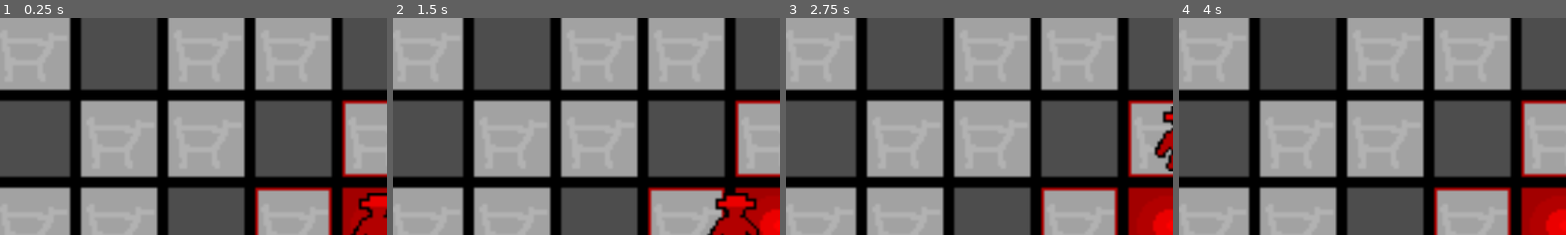
Above: before the commit, frames 1-4 (left to right).
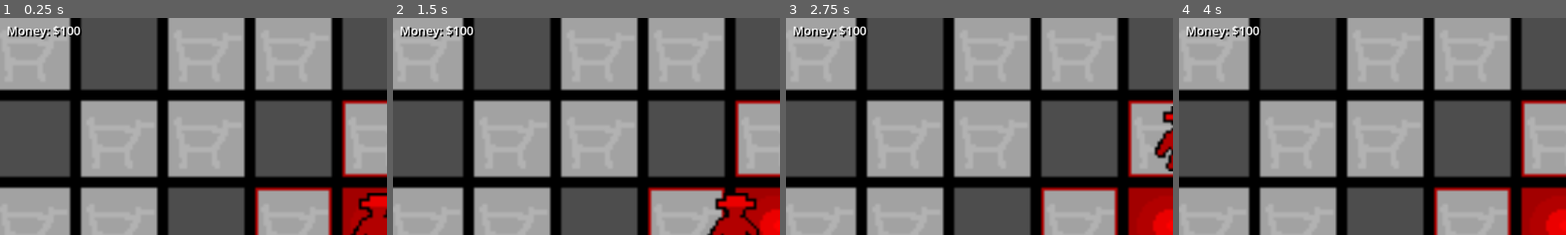
Above: after the commit, the same moments.

Repository: DATADEER/mobsters
Game: Godot game, scene res://Main.tscn
Same seed, same stepped clock (60 frames per second), same inputs: the game is played once before the commit and once after it.
Inputs (mouse positions are % of the whole screen's width and height, from its top left):
- Up to frame 1 (0.25 s): no input
- Up to frame 2 (1.5 s): tap Enter at 0.5 s; move the mouse to (50, 50) at 0.52 s; click (50, 50) at 0.67 s; tap Space at 1.25 s; move the mouse to (30, 55) at 1.27 s; click (30, 55) at 1.42 s
- Up to frame 3 (2.75 s): move the mouse to (60, 28) at 2.02 s; click (60, 28) at 2.17 s
- Up to frame 4 (4 s): move the mouse to (45, 70) at 2.77 s; click (45, 70) at 2.92 s; move the mouse to (80, 65) at 3.52 s; click (80, 65) at 3.67 s
The pictures show only the part of the screen within x 1-51%, y 2-52%; the shares and areas given below are measured in that part.

The runs differ from the first frame. In frame 1, 0.6% of the frame differs, in the area x 2-22%, y 3-10%; in frame 2, 0.6%; in frame 3, 0.6%; in frame 4, 0.6%.

Commit message:
fix camera issue and iincrease money timer

Diff:
--- a/CameraController.gd
+++ b/CameraController.gd
@@ -1,7 +1,7 @@
 extends Camera2D
 
 const TILE_SIZE = 32
-const EDGE_SCROLL_MARGIN = 50  # Pixels from edge to start scrolling
+const EDGE_SCROLL_MARGIN = 5  # Pixels from edge to start scrolling
 const SCROLL_SPEED = 600  # Pixels per second
 const ZOOM_SPEED = 0.1
 const DEFAULT_TILES_VISIBLE = 25  # Tiles visible by default (5x5)
--- a/Main.gd
+++ b/Main.gd
@@ -20,6 +20,16 @@
 var capturable_indicators: Dictionary = {}  # Vector2i -> Sprite2D for visual feedback
 var capture_progress_indicators: Dictionary = {}  # Vector2i -> Sprite2D for capture progress
 
+# Money system
+var money: int = 100
+var money_per_store_per_cycle: int = 10
+var income_cycle_duration: float = 30.0
+var income_timer: float = 0.0
+
+# UI elements
+var money_label: Label
+var money_container: Control
+
 func _ready():
 	create_tileset()
 	create_tilemap()
@@ -29,11 +39,13 @@
 	create_player_mobster()
 	center_camera_on_hq()
 	update_capturable_visual_feedback()
+	create_money_ui()
 
 func _process(delta):
 	update_capturing_stores(delta)
 	update_capture_progress_visuals()
 	check_capture_interruptions()
+	update_income_timer(delta)
 
 func create_tileset():
 	tile_set = TileSet.new()
@@ -320,3 +332,71 @@
 	capturing_stores.erase(store_pos)
 	remove_capture_progress_indicator(store_pos)
 	update_capturable_visual_feedback()
+
+func update_income_timer(delta):
+	income_timer += delta
+	if income_timer >= income_cycle_duration:
+		generate_income()
+		income_timer = 0.0
+
+func generate_income():
+	var owned_stores = get_owned_stores()
+	var income = owned_stores.size() * money_per_store_per_cycle
+	money += income
+	update_money_display()
+	print("Generated income: ", income, " from ", owned_stores.size(), " stores. Total money: ", money)
+
+func get_owned_stores() -> Array[Vector2i]:
+	var owned_stores: Array[Vector2i] = []
+	for store_pos in store_states.keys():
+		if store_states[store_pos] == StoreState.OWNED:
+			owned_stores.append(store_pos)
+	return owned_stores
+
+func get_income_per_cycle() -> int:
+	return get_owned_stores().size() * money_per_store_per_cycle
+
+func create_money_ui():
+	var canvas_layer = CanvasLayer.new()
+	add_child(canvas_layer)
+
+	money_container = Control.new()
+	money_container.set_anchors_and_offsets_preset(Control.PRESET_TOP_LEFT)
+	money_container.position = Vector2(20, 20)
+	money_container.size = Vector2(200, 50)
+	money_container.mouse_entered.connect(_on_money_hover_enter)
+	money_container.mouse_exited.connect(_on_money_hover_exit)
+	canvas_layer.add_child(money_container)
+
+	money_label = Label.new()
+	money_label.text = "Money: $" + str(money)
+	money_label.add_theme_font_size_override("font_size", 18)
+	money_label.add_theme_color_override("font_color", Color.WHITE)
+	money_label.add_theme_color_override("font_shadow_color", Color.BLACK)
+	money_label.add_theme_constant_override("shadow_offset_x", 2)
+	money_label.add_theme_constant_override("shadow_offset_y", 2)
+	money_container.add_child(money_label)
+
+func update_money_display():
+	if money_label:
+		money_label.text = "Money: $" + str(money)
+
+var tooltip_label: Label = null
+
+func _on_money_hover_enter():
+	if tooltip_label == null:
+		tooltip_label = Label.new()
+		tooltip_label.add_theme_font_size_override("font_size", 14)
+		tooltip_label.add_theme_color_override("font_color", Color.YELLOW)
+		tooltip_label.add_theme_color_override("font_shadow_color", Color.BLACK)
+		tooltip_label.add_theme_constant_override("shadow_offset_x", 1)
+		tooltip_label.add_theme_constant_override("shadow_offset_y", 1)
+		tooltip_label.position = Vector2(0, 25)
+		money_container.add_child(tooltip_label)
+
+	tooltip_label.text = "Earning $" + str(get_income_per_cycle()) + " per cycle"
+
+func _on_money_hover_exit():
+	if tooltip_label:
+		tooltip_label.queue_free()
+		tooltip_label = null
